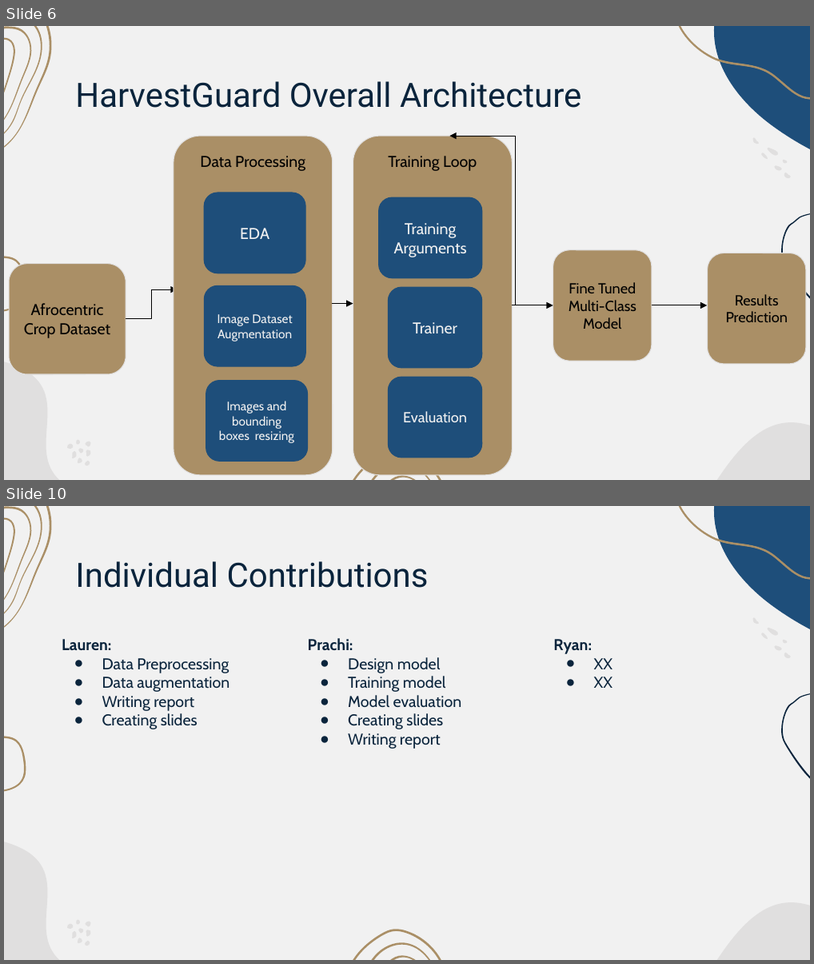
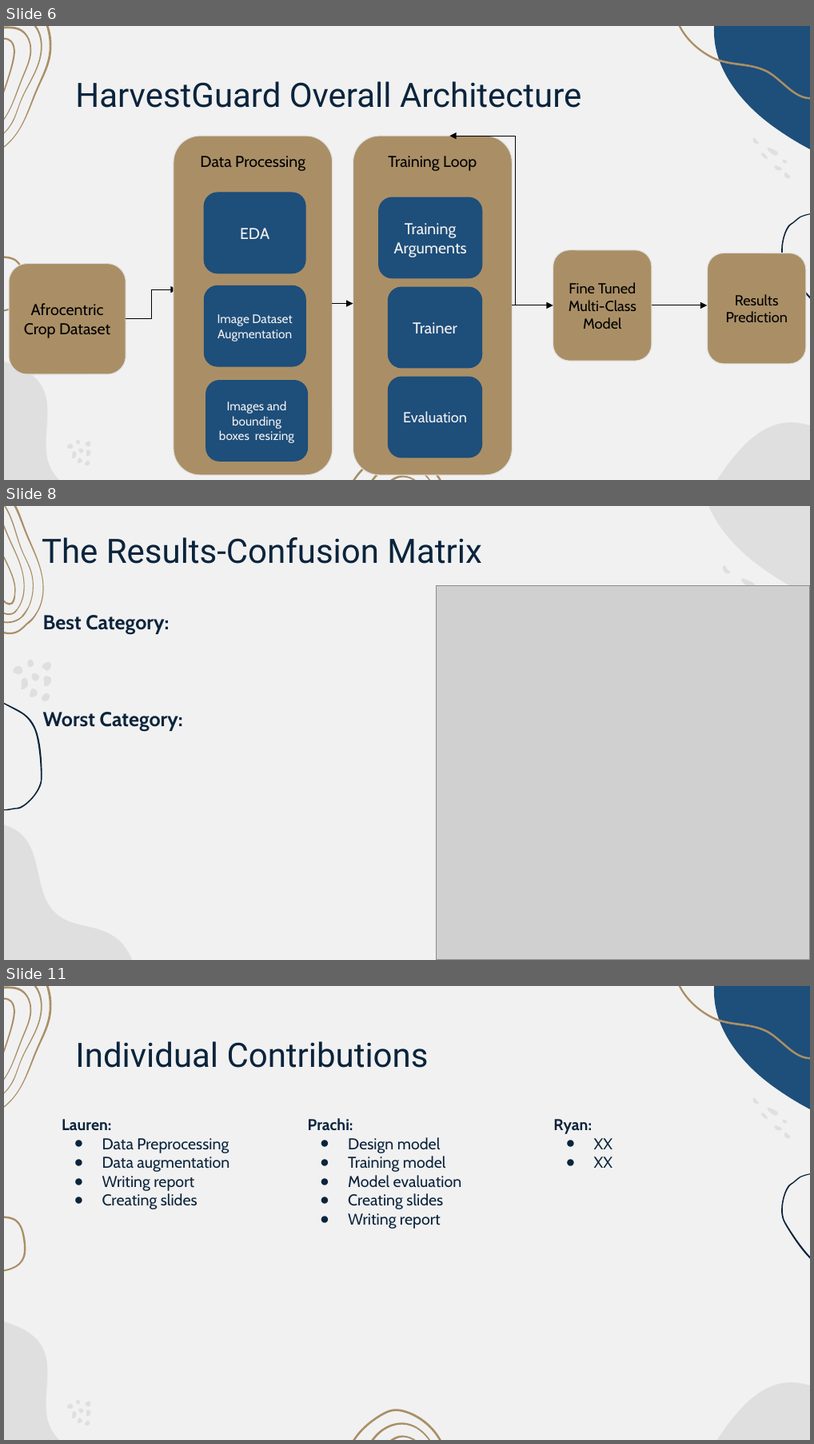
Before and after one commit to ljtaylor99/AAI-521-Final-Project, a slide deck: Final Project Presentation-Team 4.pptx. Shown one above the other, each under a label of ours: slides 6 and 10 before the commit, slides 6, 8 and 11 after it; the slides between them are not shown. The pictures are 814x964 and 814x1444 pixels, drawn with LibreOffice and Linux fonts; fonts in the diff are those of the drawing; grey boxes stand for pictures. Boxes give left, top, right and bottom in pixels: in the first picture for what was removed or moved away, otherwise in the second. Text is boxed around its words. In the diff, an @@ line names an element or a change of style, - is before the commit and + after.

```diff
--- a/Final Project Presentation-Team 4.pptx
+++ b/Final Project Presentation-Team 4.pptx
@@ slide 8 added at [4,506,810,960], background #F1F1F1 @@
@@ group added at [4,506,43,634]: 4 freeform shapes @@
@@ freeform shape added at [674,506,810,670], fill #E0DFDF @@
@@ title added at [42,537,482,564], 30 pt, text #0A243C @@
+The Results-Confusion Matrix
@@ freeform shape added at [722,566,731,574], fill #E0DFDF @@
@@ picture added at [436,585,810,959] @@
@@ freeform shape added at [734,585,743,593], fill #E0DFDF @@
@@ freeform shape added at [741,579,756,589], fill #E0DFDF @@
@@ text added at [43,615,183,732], 18 pt, text #0A243C, bold @@
+Best Category:
+Worst Category:
@@ freeform shape added at [4,690,42,810], fill #0A243C @@
@@ group added at [13,660,52,701]: 8 freeform shapes @@
@@ freeform shape added at [772,701,810,863], fill #AA8F66 @@
@@ freeform shape added at [788,715,810,851], fill #AA8F66 @@
@@ freeform shape added at [4,740,165,960], fill #E0DFDF @@
@@ freeform shape added at [802,728,810,843], fill #AA8F66 @@
@@ freeform shape added at [520,850,810,960], fill #1E4E7A @@
@@ what was slide 10 is now slide 11 @@
```
Also in this commit, not shown: 3 slides changed, 4 other slides added, 4 slides removed.
